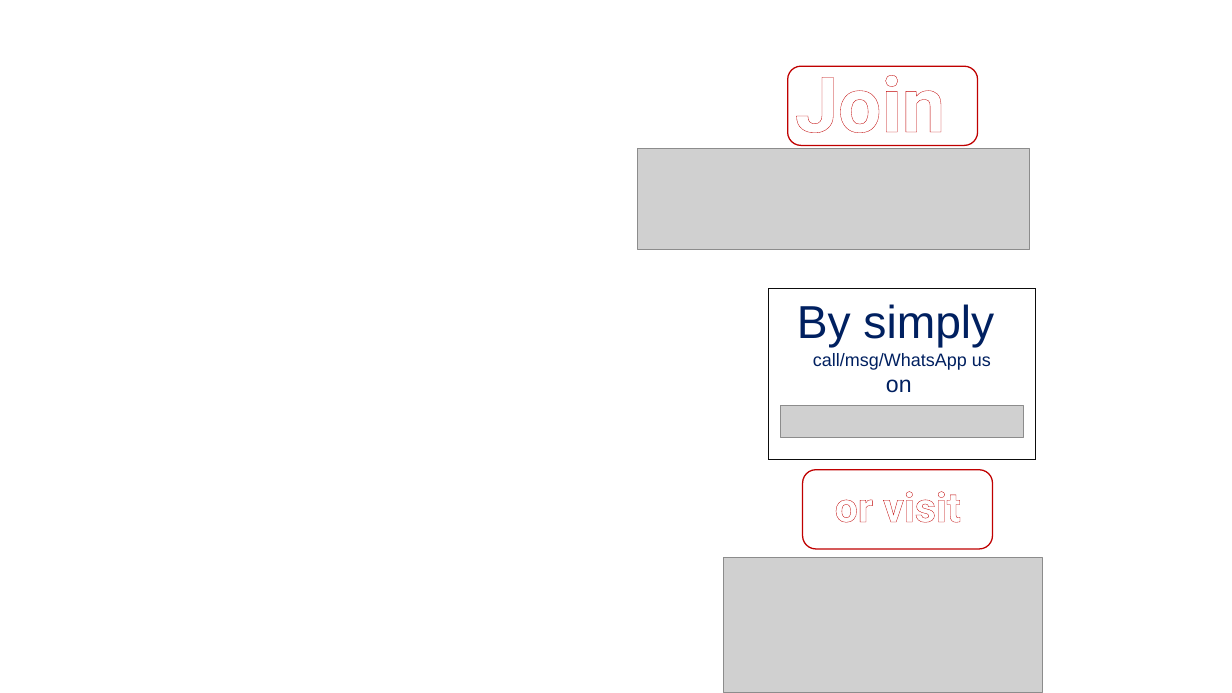
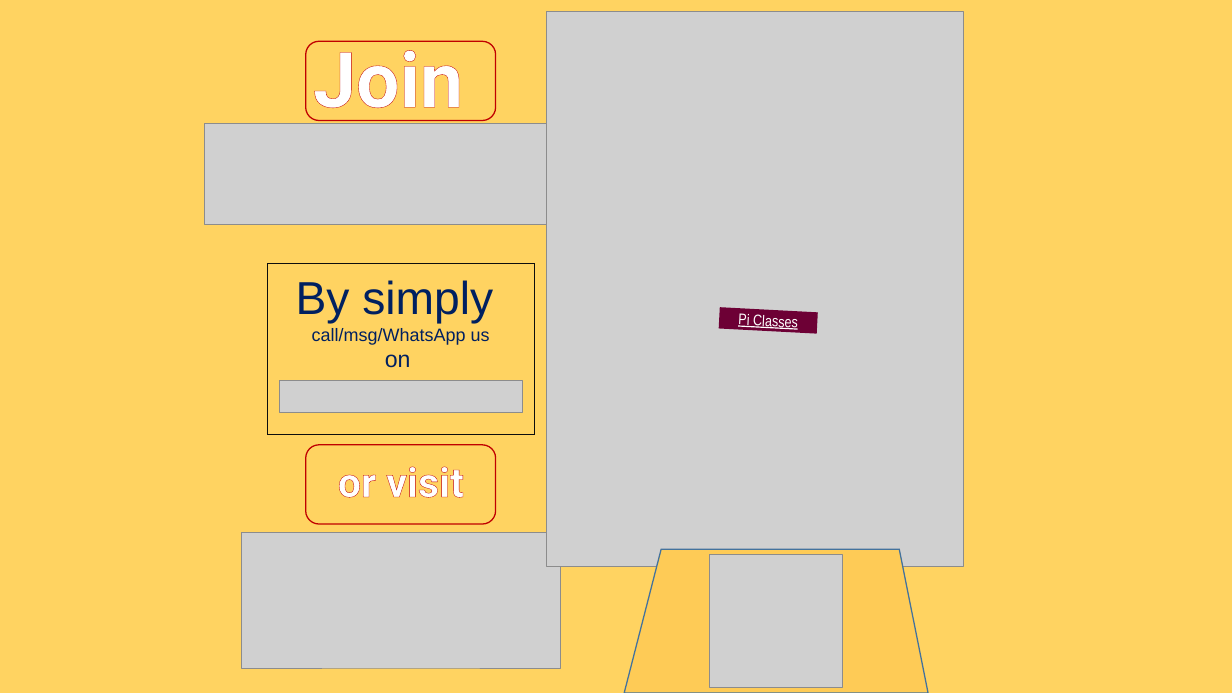
Before and after one commit to PiClasses/Pi-website, a slide deck: slide 1 of img/Join now.pptx. Drawn at 1232x693 pixels with LibreOffice and Linux fonts; fonts in the diff are those of the drawing; grey boxes stand for pictures; background and template pictures are left out. Boxes give left, top, right and bottom in pixels: in the first picture for what was removed or moved away, otherwise in the second. Text is boxed around its words. In the diff, an @@ line names an element or a change of style, - is before the commit and + after.

```diff
--- a/img/Join now.pptx
+++ b/img/Join now.pptx
@@ background picture (left out) to #FFD361 @@
@@ free "Join": place and size @@
-free "Join" at [702,25,1063,159]
+free "Join" at [221,0,581,134]
@@ picture added at [547,11,964,567] @@
@@ rounded rectangle: place and size @@
-rounded rectangle at [788,67,978,146]
+rounded rectangle at [306,42,495,121]
@@ picture: place and size @@
-picture at [638,149,1030,250]
+picture at [205,124,597,225]
@@ rectangle "By simply": place and size @@
-rectangle "By simply" at [769,288,1036,459]
+rectangle "By simply" at [267,263,534,434]
@@ rectangle added at [719,307,818,333], fill #6D0035, 12 pt, text #FFFFFF, underline @@
+Pi Classes
@@ picture: place and size @@
-picture at [781,406,1024,437]
+picture at [280,381,523,412]
@@ rounded rectangle: place and size @@
-rounded rectangle at [803,470,993,549]
+rounded rectangle at [306,445,495,524]
@@ free "or visit": place and size @@
-free "or visit" at [718,477,1079,536]
+free "or visit" at [221,452,581,511]
@@ picture: place and size @@
-picture at [724,557,1043,693]
+picture at [241,532,560,668]
@@ freeform shape added at [625,549,929,693], fill #FECB56, outline #43739E 1 pt @@
@@ picture added at [710,555,843,688] @@
```
Also in this commit, not shown: 12 other files.
